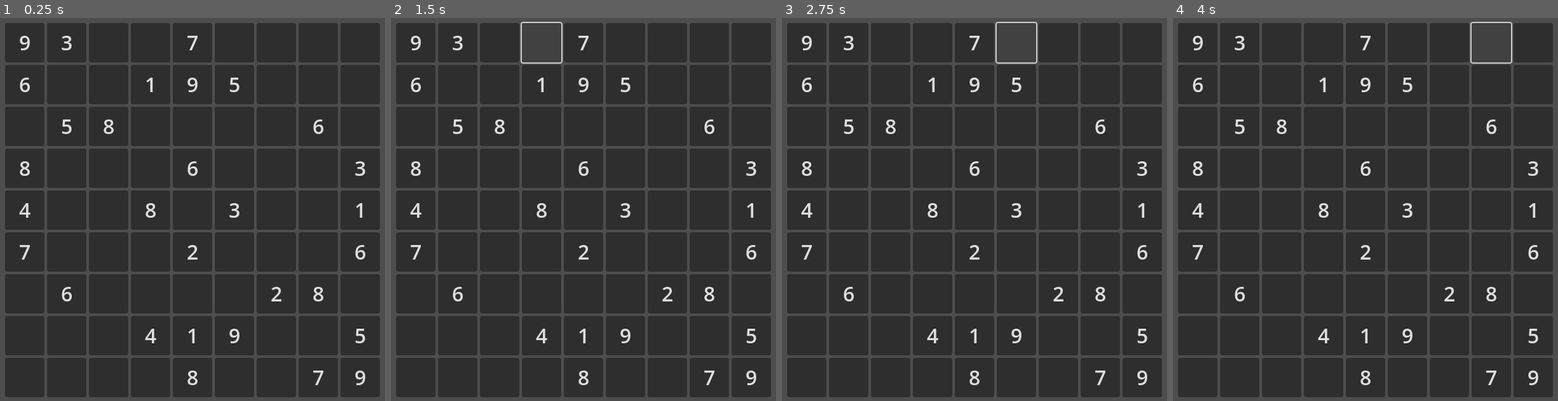
Above: before the commit, frames 1-4 (left to right).
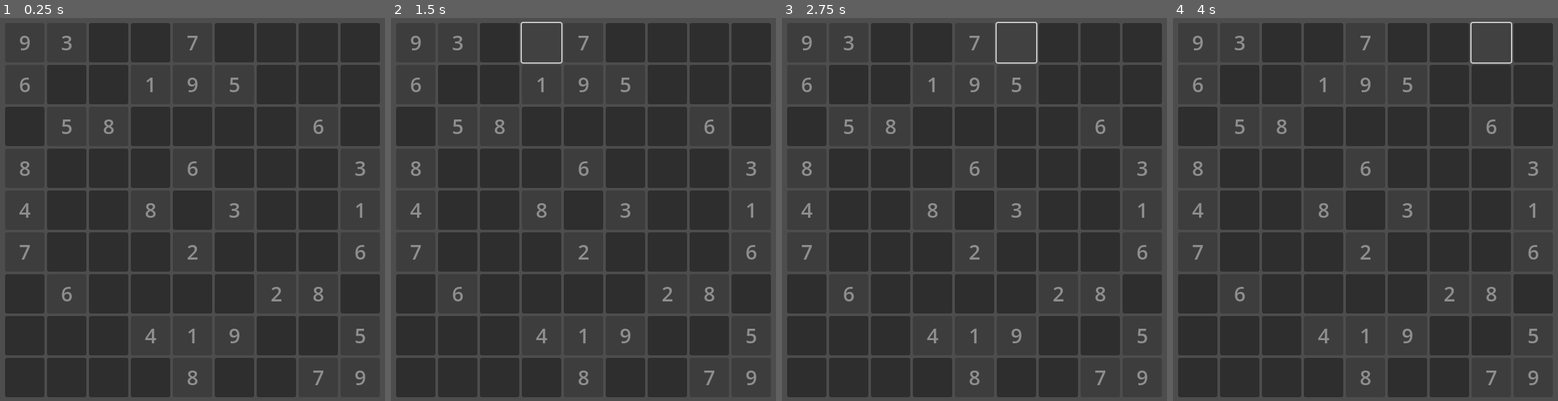
Above: after the commit, the same moments.

Repository: Ercan-Ozturk/sudokuapp
Game: Godot game, scene res://sudoku.tscn
Two runs of this game, one before a commit and one after it. Both use one fixed random seed, a clock stepped at 60 frames per second and the inputs below.
Inputs (mouse positions are in pixels of both pictures, inside the frame that each line leads up to):
- Up to frame 1 (0.25 s): no input
- Up to frame 2 (1.5 s): click (498, 40) at 0.52 s; click (541, 40) at 1.27 s
- Up to frame 3 (2.75 s): click (1016, 40) at 2.02 s
- Up to frame 4 (4 s): click (1450, 40) at 2.77 s; click (1492, 40) at 3.52 s

The runs differ from the first frame. In frame 1, 1.4% of the frame differs, in the area x 5-95%, y 4-96%; in frame 2, 1.4%; in frame 3, 1.4%; in frame 4, 1.4%.

Commit message:
Button pressed function and button disabling

Diff:
--- a/sudoku.gd
+++ b/sudoku.gd
@@ -11,25 +11,37 @@
 	[0, 0, 0, 4, 1, 9, 0, 0, 5],
 	[0, 0, 0, 0, 8, 0, 0, 7, 9]
 ]
+var selectedButton
 
 const SIZE = 9
 func _ready():
 	print(checkIfValid(2, 1, 7))
 	populateGrid()
 
-func createButton(val):
+func createButton(val, isInit):
 	if val == 0:
 		val = ""
 	var button = Button.new()
 	button.text = str(val)
+	if isInit:
+		button.disabled = true
+		button.set("theme_override_colors/font_color", Color("yellow"))
+
 	button.set("theme_override_font_sizes/font_size", 32)
 	button.custom_minimum_size = Vector2(62, 62)
+	button.pressed.connect(onButtonPressed)
 	grid.add_child(button)
 	return button
+func onButtonPressed():
+	print("Button Pressed")
+	#selectedButton =
 func populateGrid():
 	for i in range(SIZE):
 		for j in range(SIZE):
-			createButton(matrix[i][j])
+			if matrix[i][j] == 0:
+				createButton(matrix[i][j], false)
+			else:
+				createButton(matrix[i][j], true)
 
 func checkIfValid(row, col, num):
 	for i in range(SIZE):
